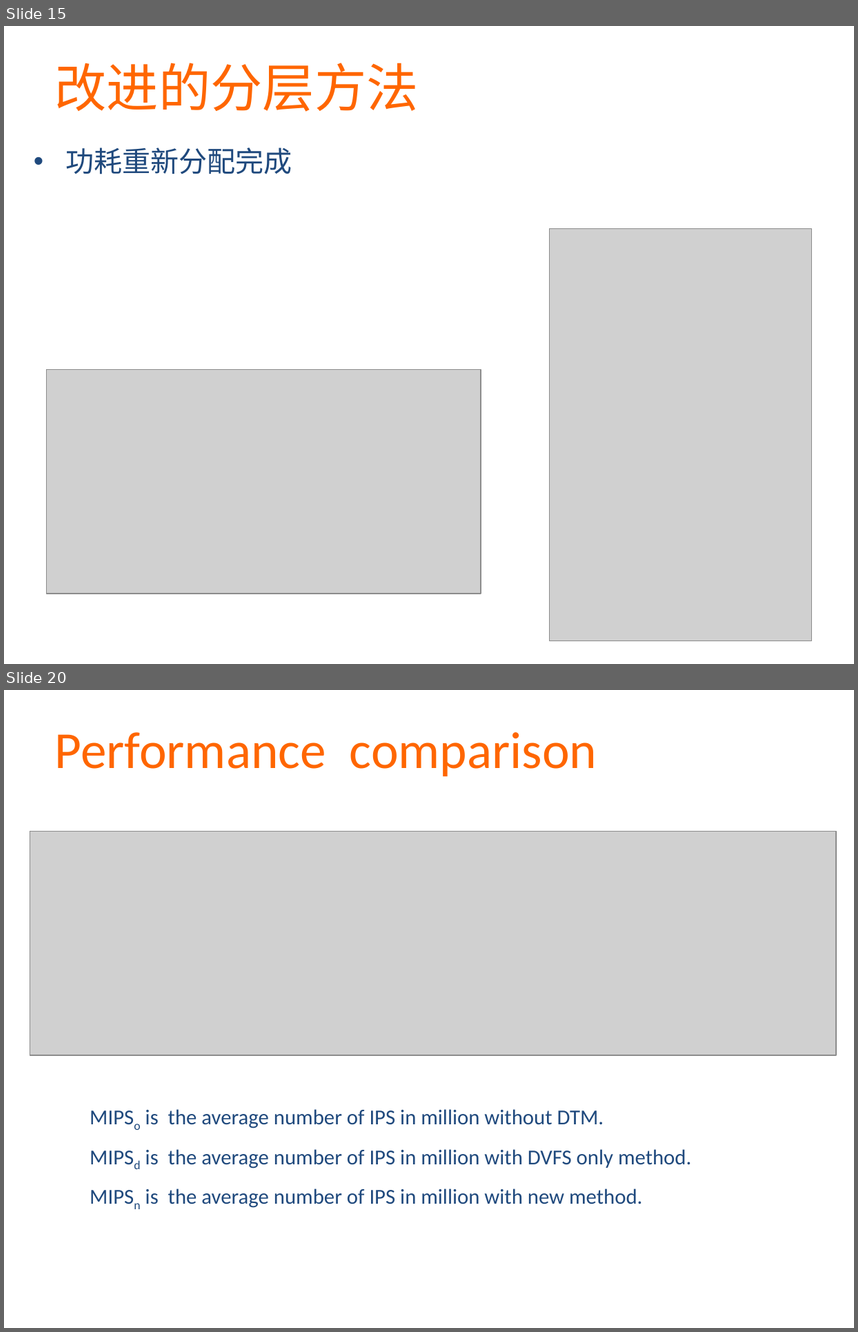
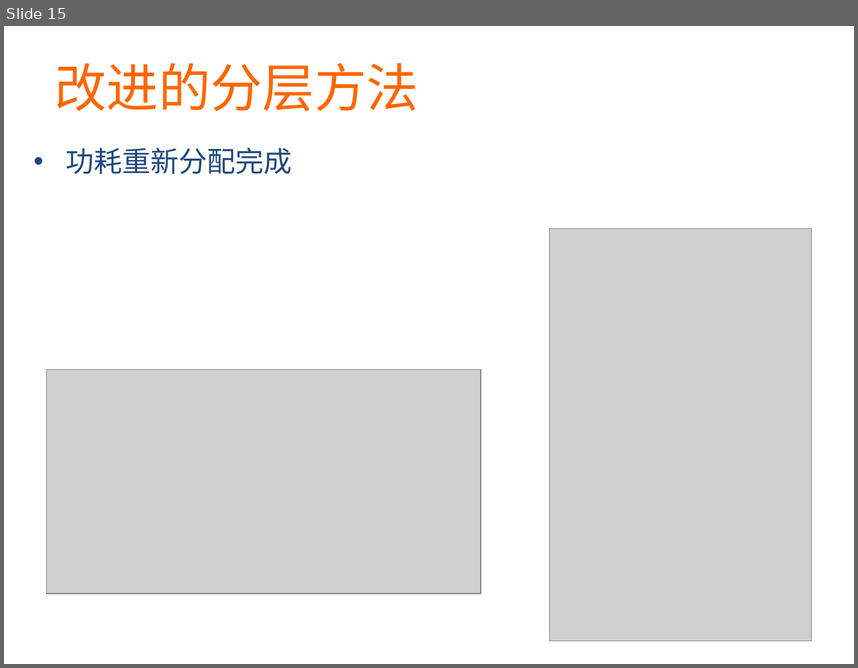
Before and after one commit to martian9/xin-yuan-houqin, a slide deck: ppt/majian.pptx. Shown one above the other, each under a label of ours: slides 15 and 20 before the commit, slide 15 after it; the slides between them are not shown. The pictures are 858x1332 and 858x668 pixels, drawn with LibreOffice and Linux fonts; fonts in the diff are those of the drawing; grey boxes stand for pictures. Boxes give left, top, right and bottom in pixels: in the first picture for what was removed or moved away, otherwise in the second. Text is boxed around its words. In the diff, an @@ line names an element or a change of style, - is before the commit and + after.

```diff
--- a/ppt/majian.pptx
+++ b/ppt/majian.pptx
@@ slide 20 removed at <box>4,690,854,1328</box>, background #FFFFFF @@
@@ text removed at <box>55,732,597,776</box> @@
-Performance comparison
@@ picture removed at <box>30,831,836,1055</box> @@
@@ text removed at <box>145,1109,691,1208</box> @@
-MIPSo is the average number of IPS in million without DTM.
-MIPSd is the average number of IPS in million with DVFS only method.
-MIPSn is the average number of IPS in million with new method.
```
Also in this commit, not shown: 4 slides changed, 9 slides added, 5 other slides removed.
